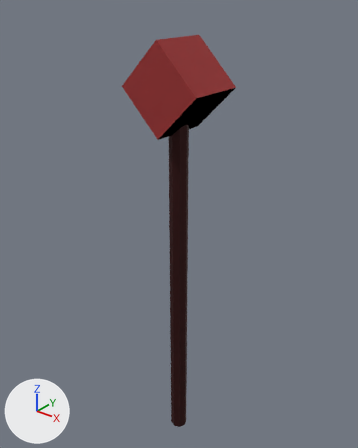
Before and after pictures for a commit that changed the glTF model public/assets/weapons/heroes/warlock.glb.
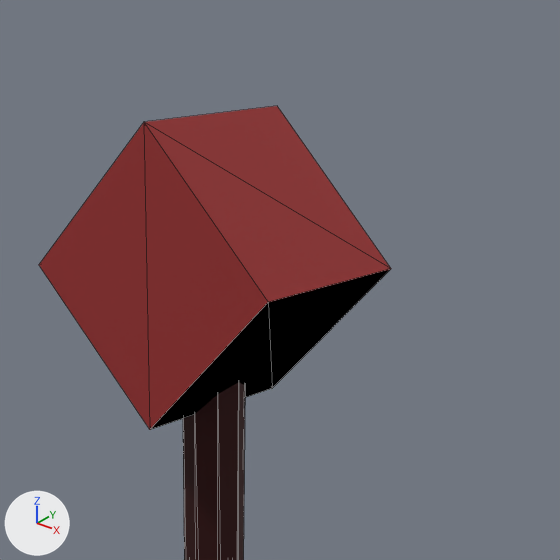
Each version is shown whole from a 50 mm camera at (1.054, -1.315, 1.26) aimed at (-0.037, 0.049, 0.414), then close up on the part from 30% to 81% of the width and 0% to 41% of the height. Every picture has the same lights, and +X, +Y and +Z are marked at lower left. The older version's two pictures come first. The close-ups show mesh edges as thin lines.

Before the edit, the objects in view are built like this:
```python
me_warlock_staff_head_gem = bpy.data.meshes.new('warlock-staff-head-gem')
me_warlock_staff_head_gem.from_pydata(...)  # 8 vertices, 12 faces; spans x -0.156..0.156, y -0.11..0.11, z 0.794..1.106
me_warlock_staff_head_gem.materials.append(mat_primary)  # red #9b2d2d
me_warlock_staff_shaft = bpy.data.meshes.new('warlock-staff-shaft')
me_warlock_staff_shaft.from_pydata(...)  # 20 vertices, 32 faces; spans x -0.035..0.035, y -0.035..0.035, z -0.575..0.875
me_warlock_staff_shaft.materials.append(mat_secondary)  # dark red #3a1010
ob_warlock_head_gem = bpy.data.objects.new('warlock-head-gem', me_warlock_staff_head_gem)
ob_warlock_head_gem.location = (0.0, 0.0, 0.0)
ob_warlock_shaft = bpy.data.objects.new('warlock-shaft', me_warlock_staff_shaft)
ob_warlock_shaft.location = (0.0, 0.0, 0.0)
```
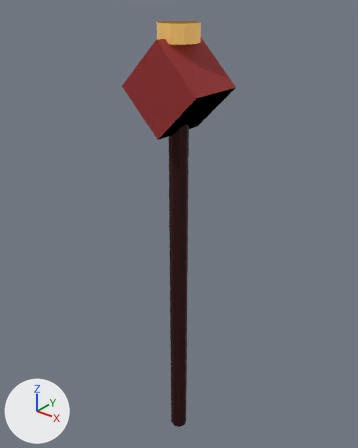
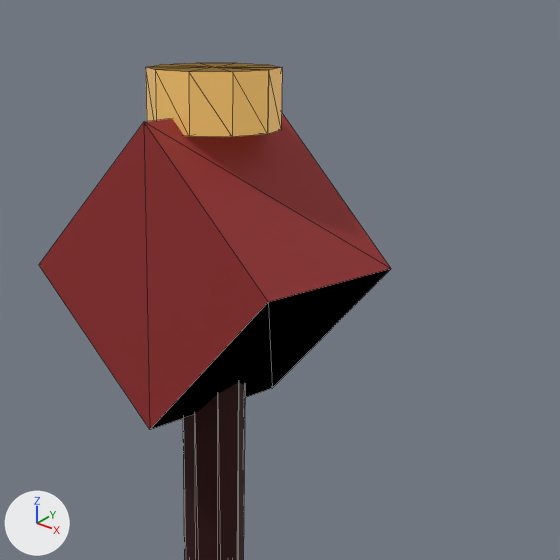
What differs and where, as boxes (x1, y1, x2, y2) in the close-ups (560 x 560 px):
'warlock-cap', added
    after: (146, 63, 282, 137)

Edits to the bpy script that builds the scene:
```text
Add mat_accent:
    mat_accent = principled_material('accent')
    mat_accent.base_color = (0.888, 0.527, 0.147)  # orange #f2c06b
    mat_accent.metallic = 0.35
    mat_accent.roughness = 0.32
    mat_accent.emission_color = (0.222, 0.132, 0.0368)  # brown #826636
    mat_accent.emission_strength = 1.0
Add me_warlock_staff_cap:
    me_warlock_staff_cap.from_pydata(...)  # 24 vertices, 40 faces; spans x -0.07..0.07, y -0.0666..0.0666, z 1.09..1.15
    me_warlock_staff_cap.materials.append(mat_accent)  # orange #f2c06b, glowing brown #826636
Add ob_warlock_cap:
    ob_warlock_cap = bpy.data.objects.new('warlock-cap', me_warlock_staff_cap)
    ob_warlock_cap.location = (0.0, 0.0, 0.0)
```
